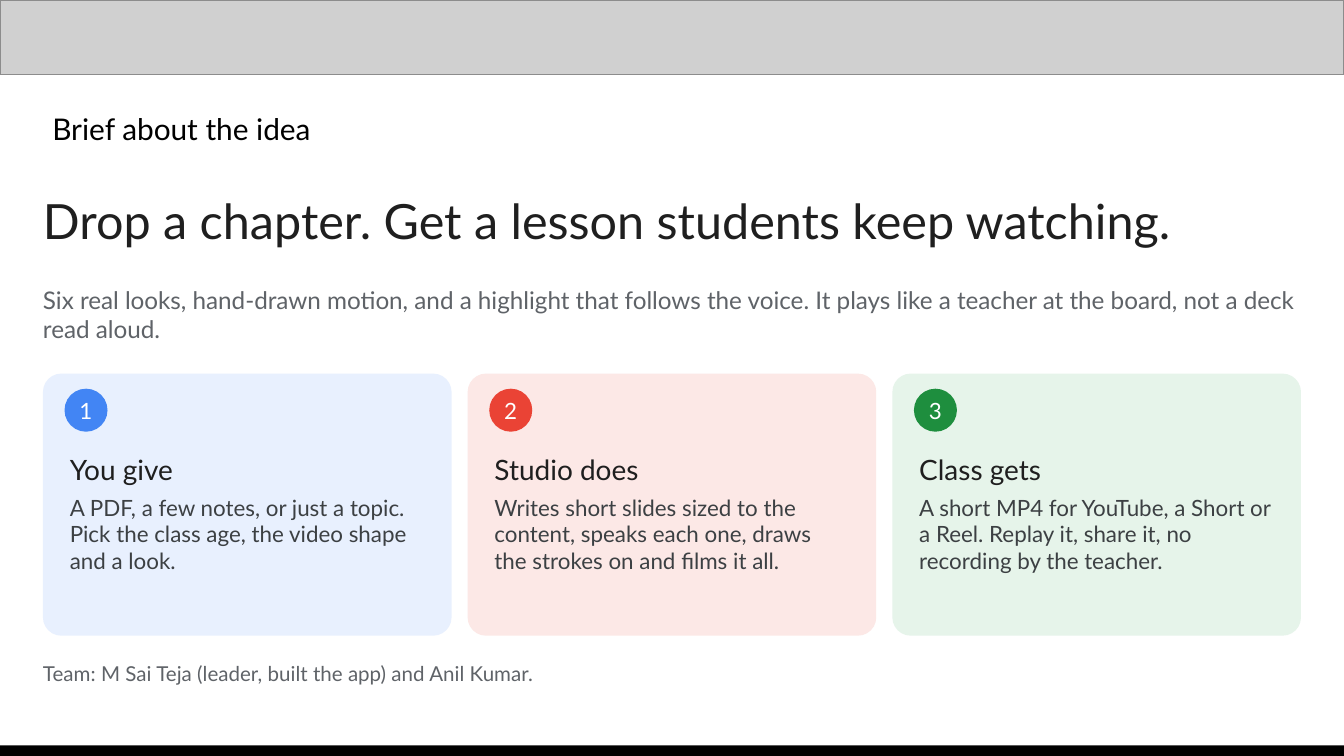
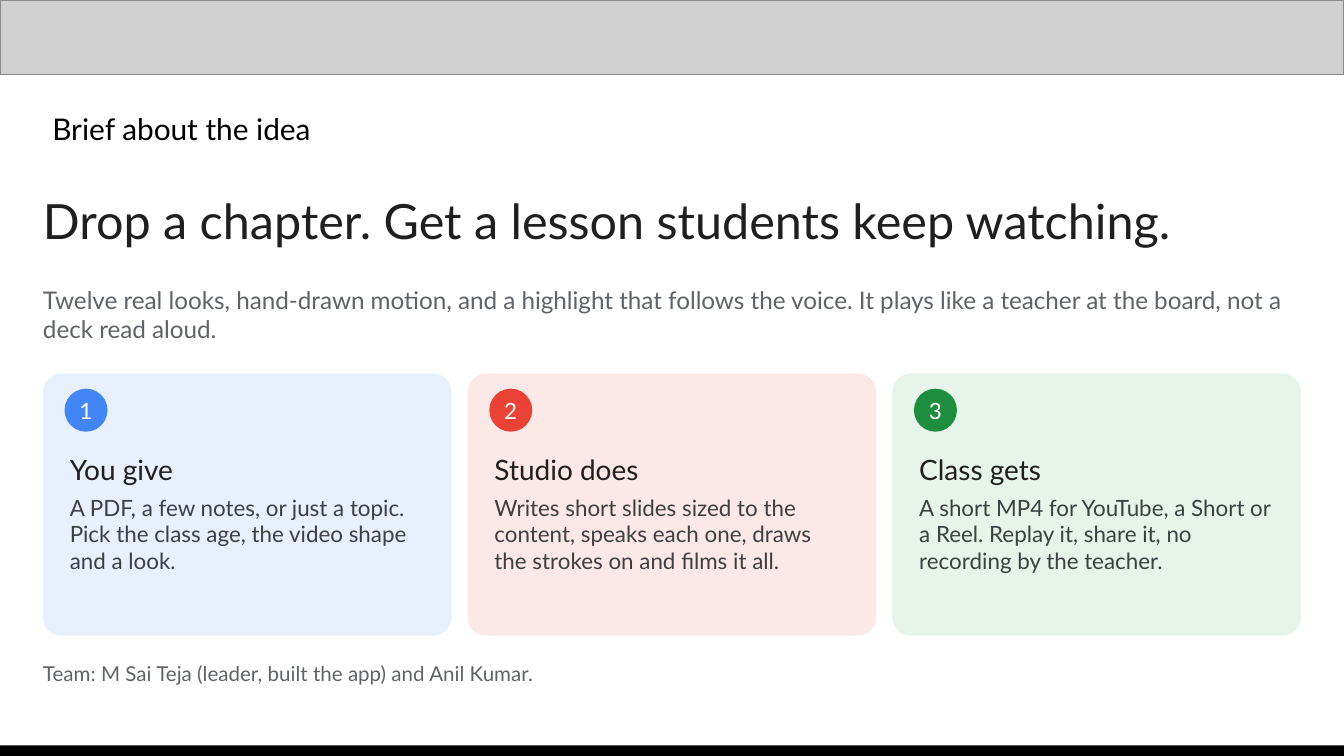
Before and after one commit to saitej123/Gemini-Multimodal-Studio, a slide deck: slide 3 of Template/Out/Multimodal Studio - AI Builder Cup.pptx. Drawn at 1344x756 pixels with LibreOffice and Linux fonts; fonts in the diff are those of the drawing; grey boxes stand for pictures. Boxes give left, top, right and bottom in pixels: in the first picture for what was removed or moved away, otherwise in the second. Text is boxed around its words. In the diff, an @@ line names an element or a change of style, - is before the commit and + after.

```diff
--- a/Template/Out/Multimodal Studio - AI Builder Cup.pptx
+++ b/Template/Out/Multimodal Studio - AI Builder Cup.pptx
@@ text at (x1=43, y1=291, x2=1281, y2=338): text changed @@
-Six real looks, hand-drawn motion, and a highlight that follows the voice. It plays like a teacher at the board, not a deck read aloud.
+Twelve real looks, hand-drawn motion, and a highlight that follows the voice. It plays like a teacher at the board, not a deck read aloud.
```
Also in this commit, not shown: 6 other slides changed, 1 slide added, 24 other files.
